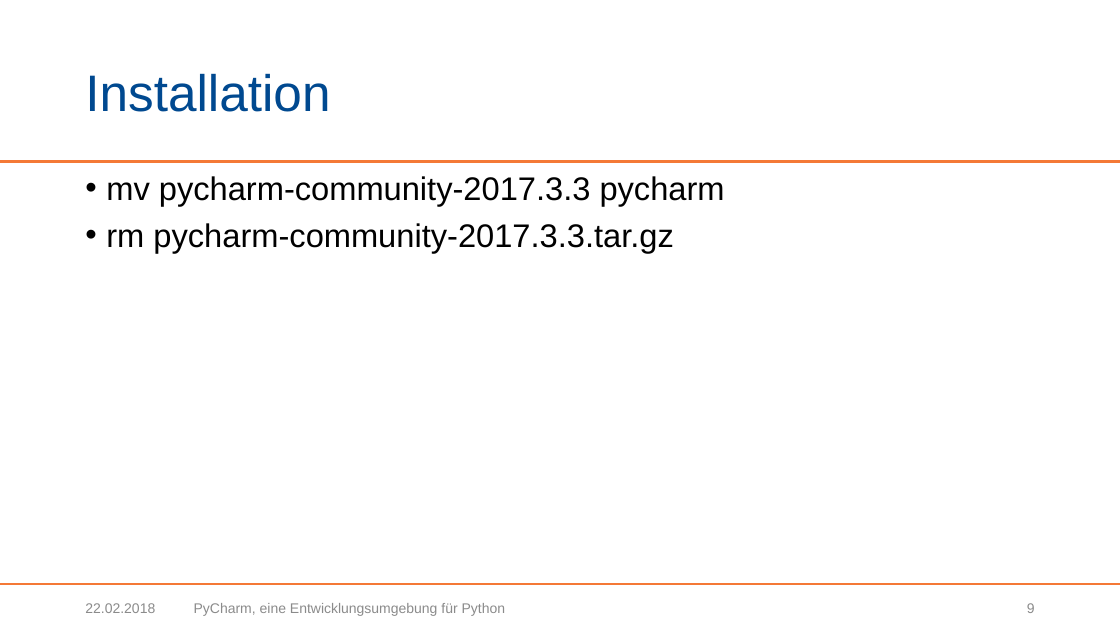
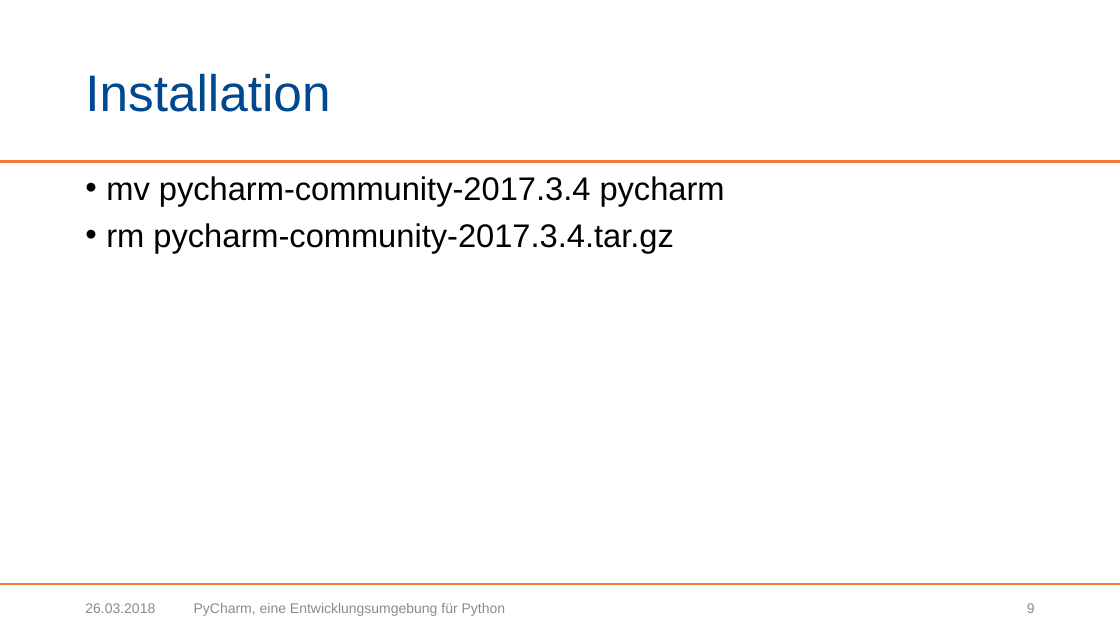
Before and after one commit to BogyMitutoyoCTL/Sophy-Preparation, a slide deck: slide 9 of Präsentationen/Pycharm.pptx. Drawn at 1120x630 pixels with LibreOffice and Linux fonts; fonts in the diff are those of the drawing; background and template pictures are left out. Boxes give left, top, right and bottom in pixels: in the first picture for what was removed or moved away, otherwise in the second. Text is boxed around its words. In the diff, an @@ line names an element or a change of style, - is before the commit and + after.

Commit message:
Anpassung Versionsnummer Pycharm 2017.3.3 -> 2017.3.4

```diff
--- a/Präsentationen/Pycharm.pptx
+++ b/Präsentationen/Pycharm.pptx
@@ text at [106,176,725,253]: text changed @@
-• mv pycharm-community-2017.3.3 pycharm
-• rm pycharm-community-2017.3.3.tar.gz
+• mv pycharm-community-2017.3.4 pycharm
+• rm pycharm-community-2017.3.4.tar.gz
@@ text at [85,603,155,613]: text changed @@
-22.02.2018
+26.03.2018
```
Also in this commit, not shown: 25 other slides changed.
